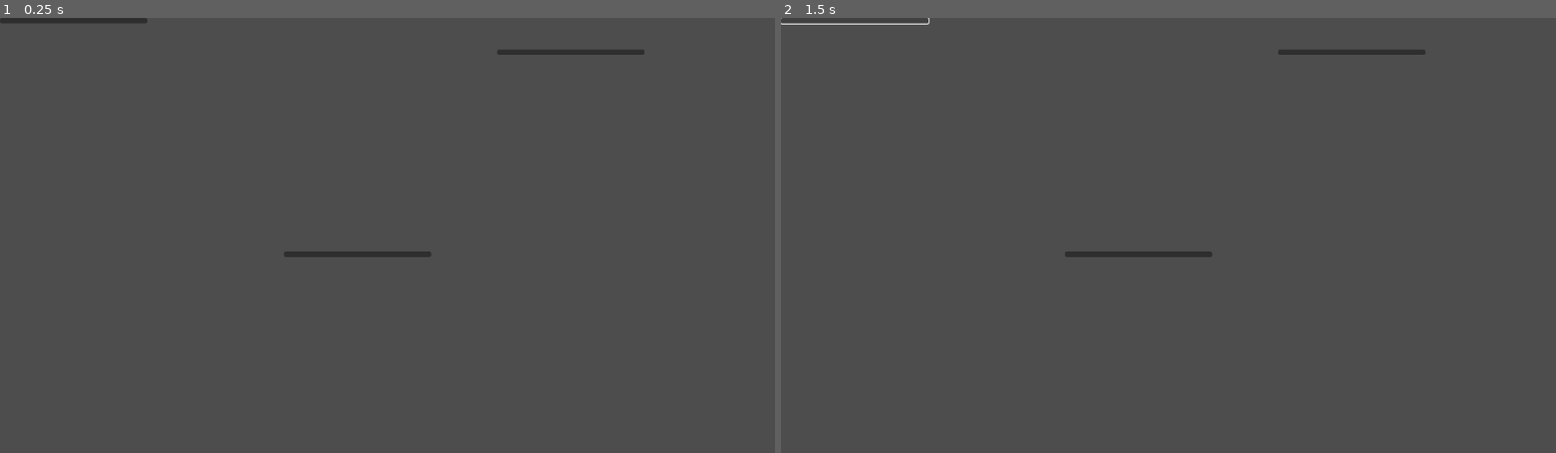
Above: before the commit, frames 1-2 (left to right).
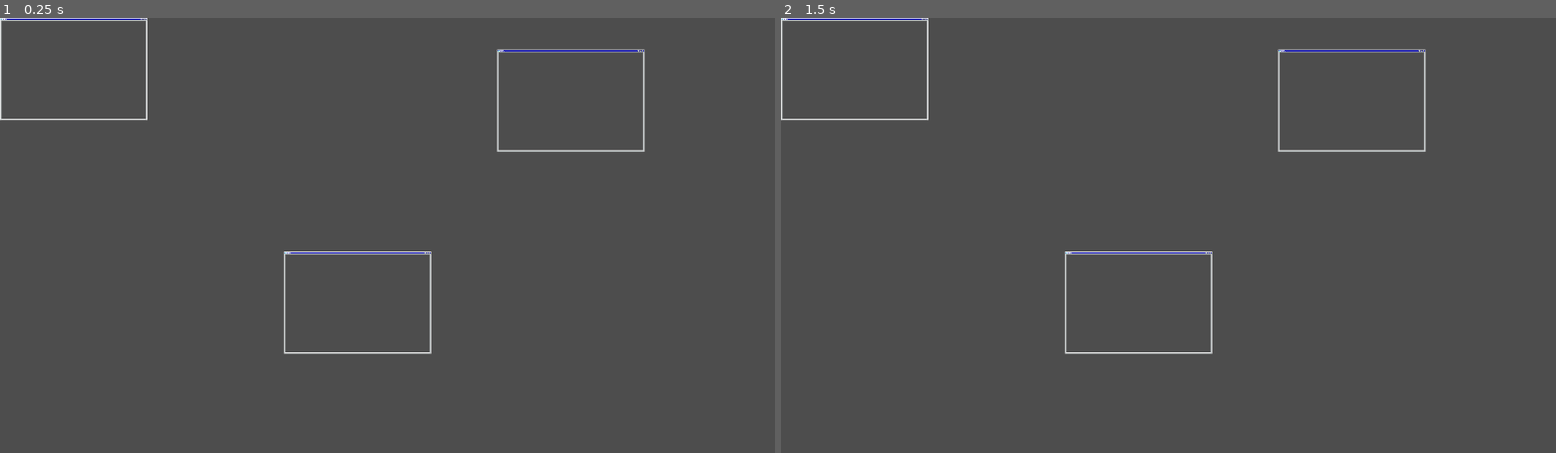
Above: after the commit, the same moments.

Repository: ManechLepage/BHX9
Game: Godot game, scene res://Scenes/main.tscn
The game is run twice, just before and just after one commit, with the same random seed, the same clock (stepped at 60 frames per second) and the same inputs. The project has no main scene, so this scene is started directly.
Inputs (mouse positions are in pixels of both pictures, inside the frame that each line leads up to):
- Up to frame 1 (0.25 s): no input
- Up to frame 2 (1.5 s): click (858, 22) at 0.52 s; click (858, 22) at 1.27 s

The runs differ from the first frame. In frame 1, 1.3% of the frame differs, in the area x 0-84%, y 0-78%; in frame 2, 1.3%.
Error in both runs: Trying to assign value of type 'NinePatchRect' to a variable of type 'PanelContainer'. (res://Scripts/input_handler.gd:9)

Commit message:
fixed tabs

Diff:
--- a/bhx-9/Scenes/Windows/window.tscn
+++ b/bhx-9/Scenes/Windows/window.tscn
@@ -1,15 +1,15 @@
-[gd_scene load_steps=2 format=3 uid="uid://c0g3bp6kj72m"]
+[gd_scene load_steps=3 format=3 uid="uid://c0g3bp6kj72m"]
 
-[ext_resource type="Script" uid="uid://bfchd74urbuq1" path="res://Scripts/window.gd" id="1_g88ka"]
+[ext_resource type="Texture2D" uid="uid://dgg4gk2c0cfh8" path="res://Visual/sprites/tabsPatch.png" id="1_28hdt"]
+[ext_resource type="Script" path="res://Scripts/window.gd" id="1_g88ka"]
 
 [node name="Window" type="NinePatchRect"]
 offset_right = 219.0
 offset_bottom = 153.0
+texture = ExtResource("1_28hdt")
+region_rect = Rect2(0, 0, 32, 32)
+patch_margin_left = 10
+patch_margin_top = 5
+patch_margin_right = 10
+patch_margin_bottom = 3
 script = ExtResource("1_g88ka")
-
-[node name="Button" type="Button" parent="."]
-layout_mode = 1
-anchors_preset = 10
-anchor_right = 1.0
-offset_bottom = 8.0
-grow_horizontal = 2
--- a/bhx-9/Visual/main.tres
+++ b/bhx-9/Visual/main.tres
@@ -1,11 +1,50 @@
-[gd_resource type="Theme" load_steps=6 format=3 uid="uid://85qyyovww5bb"]
+[gd_resource type="Theme" load_steps=12 format=3 uid="uid://85qyyovww5bb"]
 
 [ext_resource type="Texture2D" uid="uid://dwlmm8jucom6s" path="res://Visual/sprites/defaultsquaredisabled.png" id="1_1tyxu"]
 [ext_resource type="FontFile" uid="uid://bmkfgj54mw4qx" path="res://Visual/Jersey10-Regular.ttf" id="1_tiivk"]
 [ext_resource type="Texture2D" uid="uid://dgg4gk2c0cfh8" path="res://Visual/sprites/tabsPatch.png" id="1_xrraj"]
+[ext_resource type="Texture2D" uid="uid://cwc2clpt7nust" path="res://Visual/sprites/defaultsquarefocus.png" id="2_y6i65"]
+[ext_resource type="Texture2D" uid="uid://v57b4l6sxaky" path="res://Visual/sprites/defaultsquare.png" id="3_4kqaa"]
+[ext_resource type="Texture2D" uid="uid://d2tcuucodqktg" path="res://Visual/sprites/defaultsquarepressed.png" id="4_3h814"]
 
 [sub_resource type="StyleBoxTexture" id="StyleBoxTexture_vmutd"]
 texture = ExtResource("1_1tyxu")
+texture_margin_left = 2.0
+texture_margin_top = 2.0
+texture_margin_right = 2.0
+texture_margin_bottom = 2.0
+expand_margin_left = 1.0
+expand_margin_top = 1.0
+expand_margin_right = 1.0
+expand_margin_bottom = 1.0
+region_rect = Rect2(0, 0, 16, 16)
+
+[sub_resource type="StyleBoxTexture" id="StyleBoxTexture_mm0tm"]
+texture = ExtResource("2_y6i65")
+texture_margin_left = 3.0
+texture_margin_top = 3.0
+texture_margin_right = 3.0
+texture_margin_bottom = 3.0
+expand_margin_left = 1.0
+expand_margin_top = 1.0
+expand_margin_right = 1.0
+expand_margin_bottom = 1.0
+region_rect = Rect2(0, 0, 16, 16)
+
+[sub_resource type="StyleBoxTexture" id="StyleBoxTexture_rcuxm"]
+texture = ExtResource("3_4kqaa")
+texture_margin_left = 2.0
+texture_margin_top = 2.0
+texture_margin_right = 2.0
+texture_margin_bottom = 2.0
+expand_margin_left = 1.0
+expand_margin_top = 1.0
+expand_margin_right = 1.0
+expand_margin_bottom = 1.0
+region_rect = Rect2(0, 0, 16, 16)
+
+[sub_resource type="StyleBoxTexture" id="StyleBoxTexture_isbx3"]
+texture = ExtResource("4_3h814")
 texture_margin_left = 2.0
 texture_margin_top = 2.0
 texture_margin_right = 2.0
@@ -31,4 +70,8 @@
 default_font = ExtResource("1_tiivk")
 default_font_size = 19
 Button/styles/disabled = SubResource("StyleBoxTexture_vmutd")
+Button/styles/focus = SubResource("StyleBoxTexture_mm0tm")
+Button/styles/hover = null
+Button/styles/normal = SubResource("StyleBoxTexture_rcuxm")
+Button/styles/pressed = SubResource("StyleBoxTexture_isbx3")
 PanelContainer/styles/panel = SubResource("StyleBoxTexture_1tyxu")
Binary file changed: bhx-9/Visual/sprites/defaultsquarefocus.png
Not shown, added: bhx-9/Visual/sprites/defaultsquarefocus.png~
